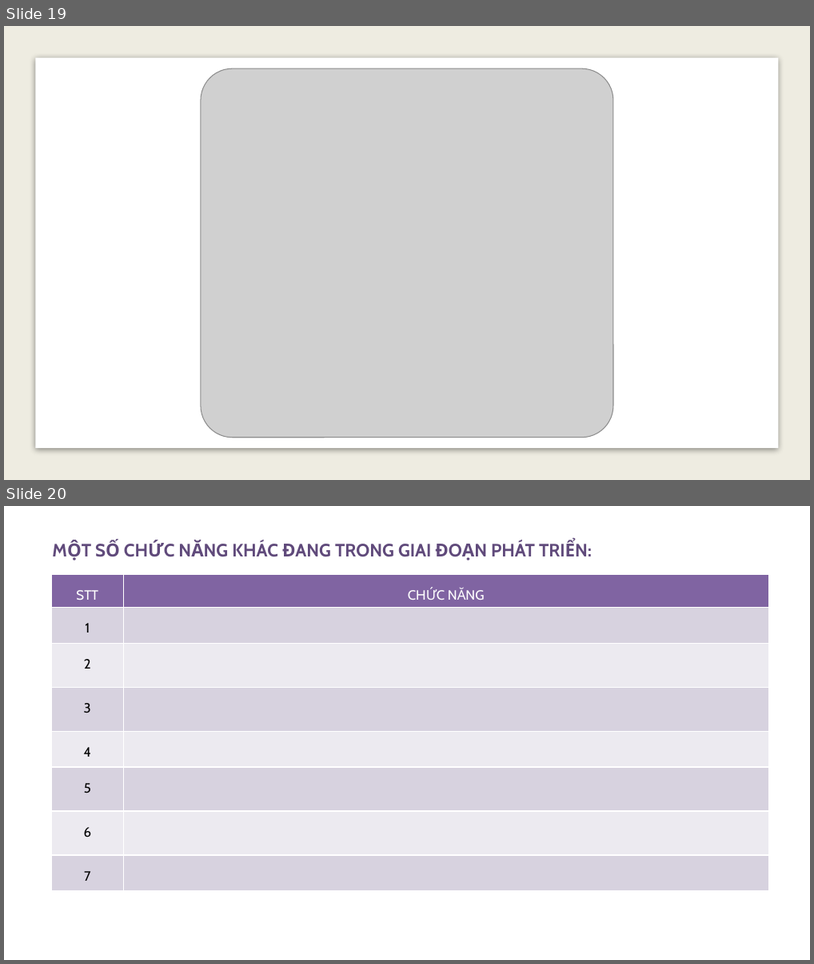
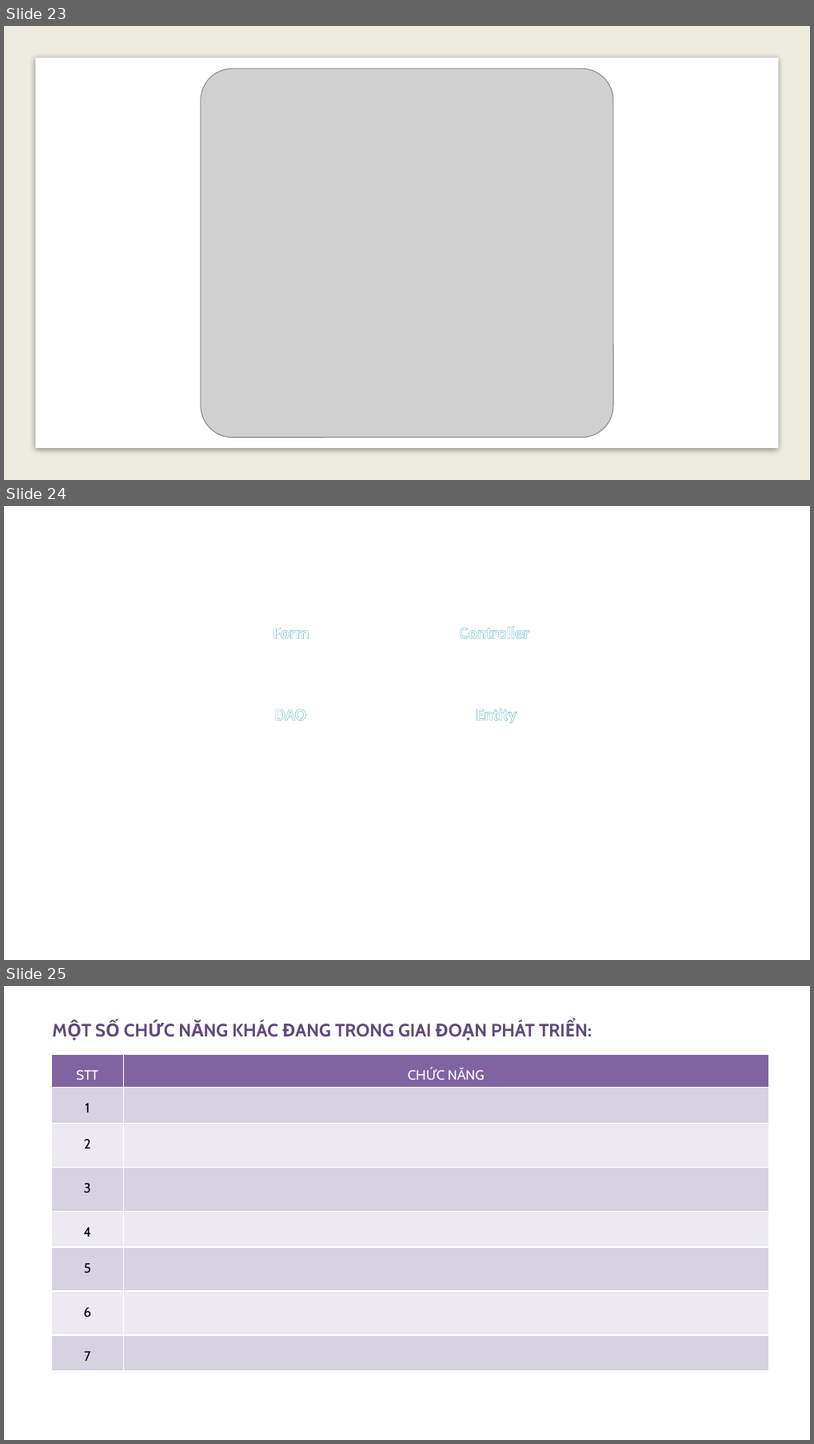
Before and after one commit to loilunhp007/qltvJava, a slide deck: Báo cáo.pptx. Shown one above the other, each under a label of ours: slides 19 and 20 before the commit, slides 23, 24 and 25 after it. The pictures are 814x964 and 814x1444 pixels, drawn with LibreOffice and Linux fonts; fonts in the diff are those of the drawing; grey boxes stand for pictures. Boxes give left, top, right and bottom in pixels: in the first picture for what was removed or moved away, otherwise in the second. Text is boxed around its words. In the diff, an @@ line names an element or a change of style, - is before the commit and + after.

```diff
--- a/Báo cáo.pptx
+++ b/Báo cáo.pptx
@@ slide 24 added at [4, 506, 810, 960], background #FFFFFF @@
@@ text added at [274, 628, 310, 639], 15 pt, text #FFFFFF, bold @@
+Form
@@ text added at [459, 626, 529, 639], 15 pt, text #FFFFFF, bold @@
+Controller
@@ text added at [275, 708, 306, 720], 15 pt, text #FFFFFF, bold @@
+DAO
@@ text added at [476, 708, 517, 723], 15 pt, text #FFFFFF, bold @@
+Entity
@@ what was slide 19 is now slide 23 @@
@@ what was slide 20 is now slide 25 @@
```
Also in this commit, not shown: 7 other slides added, 3 slides removed, 8 other files.
